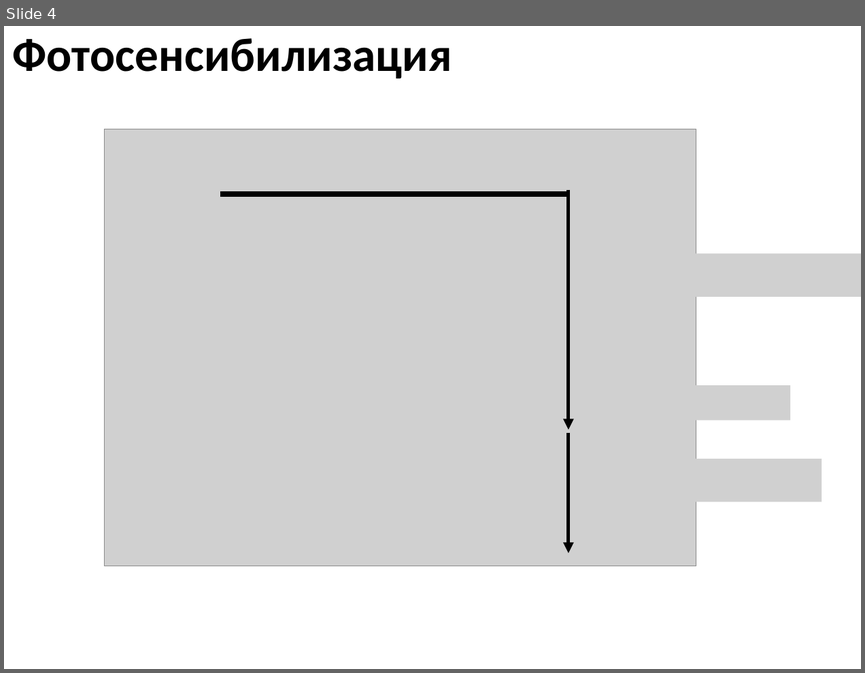
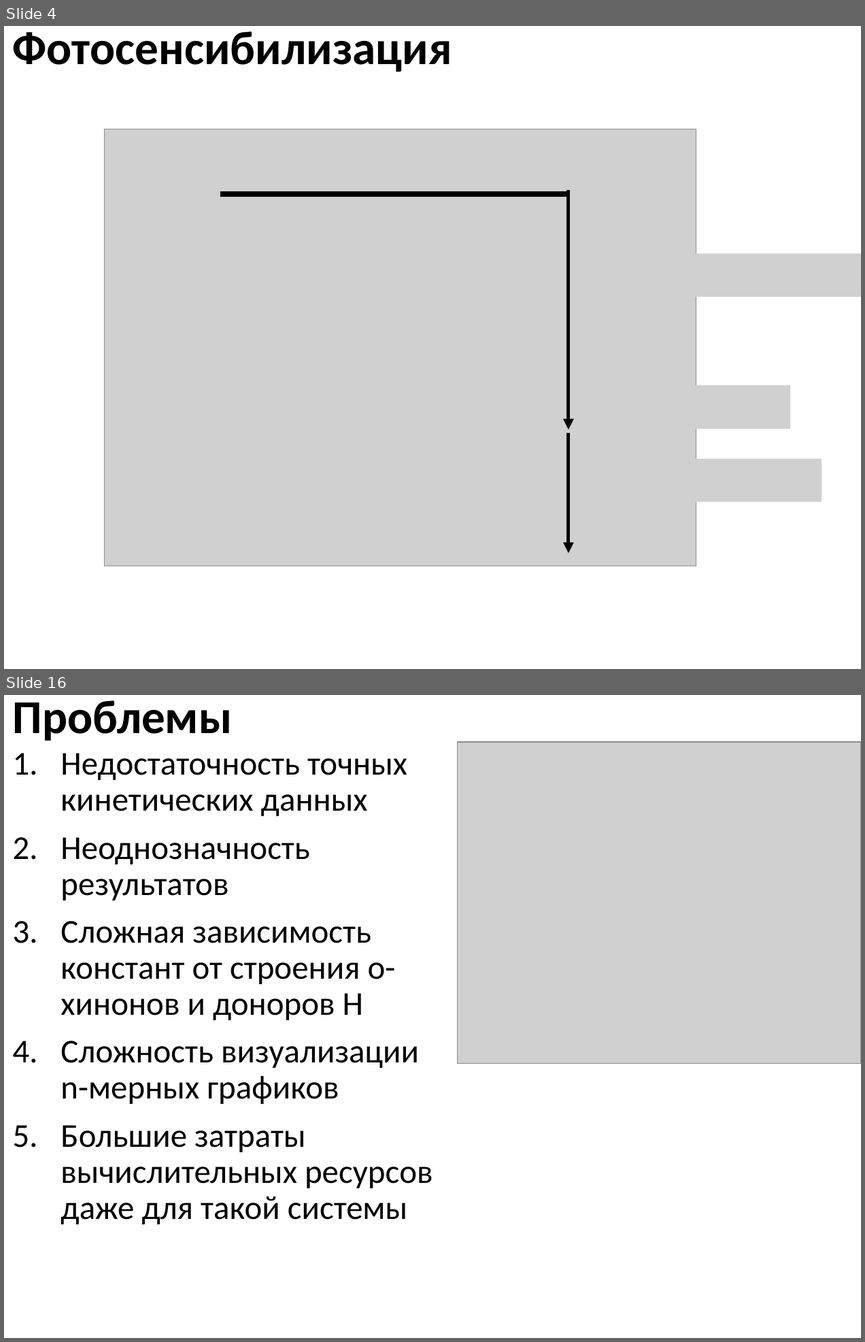
Before and after one commit to EnglishBeach/Course-work, a slide deck: Презентация.pptx. Shown one above the other, each under a label of ours: slide 4 before the commit, slides 4 and 16 after it; the slides between them are not shown. The pictures are 865x673 and 865x1342 pixels, drawn with LibreOffice and Linux fonts; fonts in the diff are those of the drawing; grey boxes stand for pictures. Boxes give left, top, right and bottom in pixels: in the first picture for what was removed or moved away, otherwise in the second. Text is boxed around its words. In the diff, an @@ line names an element or a change of style, - is before the commit and + after.

```diff
--- a/Презентация.pptx
+++ b/Презентация.pptx
@@ slide 16 added at box(4, 695, 861, 1338), background #FFFFFF @@
@@ title added at box(13, 700, 232, 741), 39.6 pt, text #000000, bold @@
+Проблемы
@@ text added at box(60, 753, 433, 1224), 28 pt, text #000000 @@
+1. Недостаточность точных кинетических данных
+2. Неоднозначность результатов
+3. Сложная зависимость констант от строения о-хинонов и доноров H
+4. Сложность визуализации n-мерных графиков
+5. Большие затраты вычислительных ресурсов даже для такой системы
@@ picture added at box(458, 742, 861, 1064) @@
@@ slide 4 changed as well @@
@@ title "Фотосенсибилизация": place and size @@
-title "Фотосенсибилизация" at box(13, 38, 452, 79)
+title "Фотосенсибилизация" at box(13, 31, 452, 72)
@@ picture: place and size @@
-picture at box(647, 385, 791, 420)
+picture at box(647, 385, 791, 429)
```
Also in this commit, not shown: 2 other slides changed, 12 other slides added, 3 slides removed, 4 other files.
